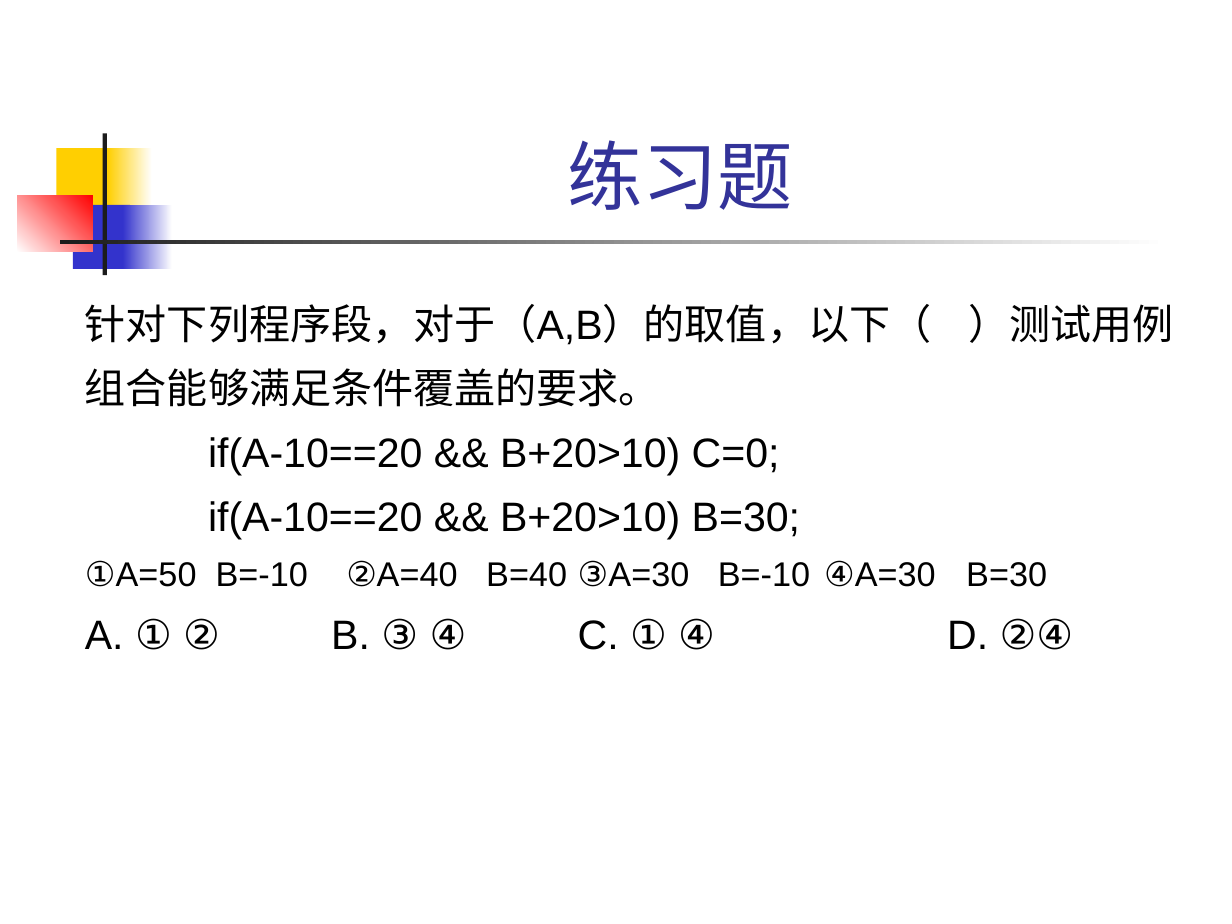
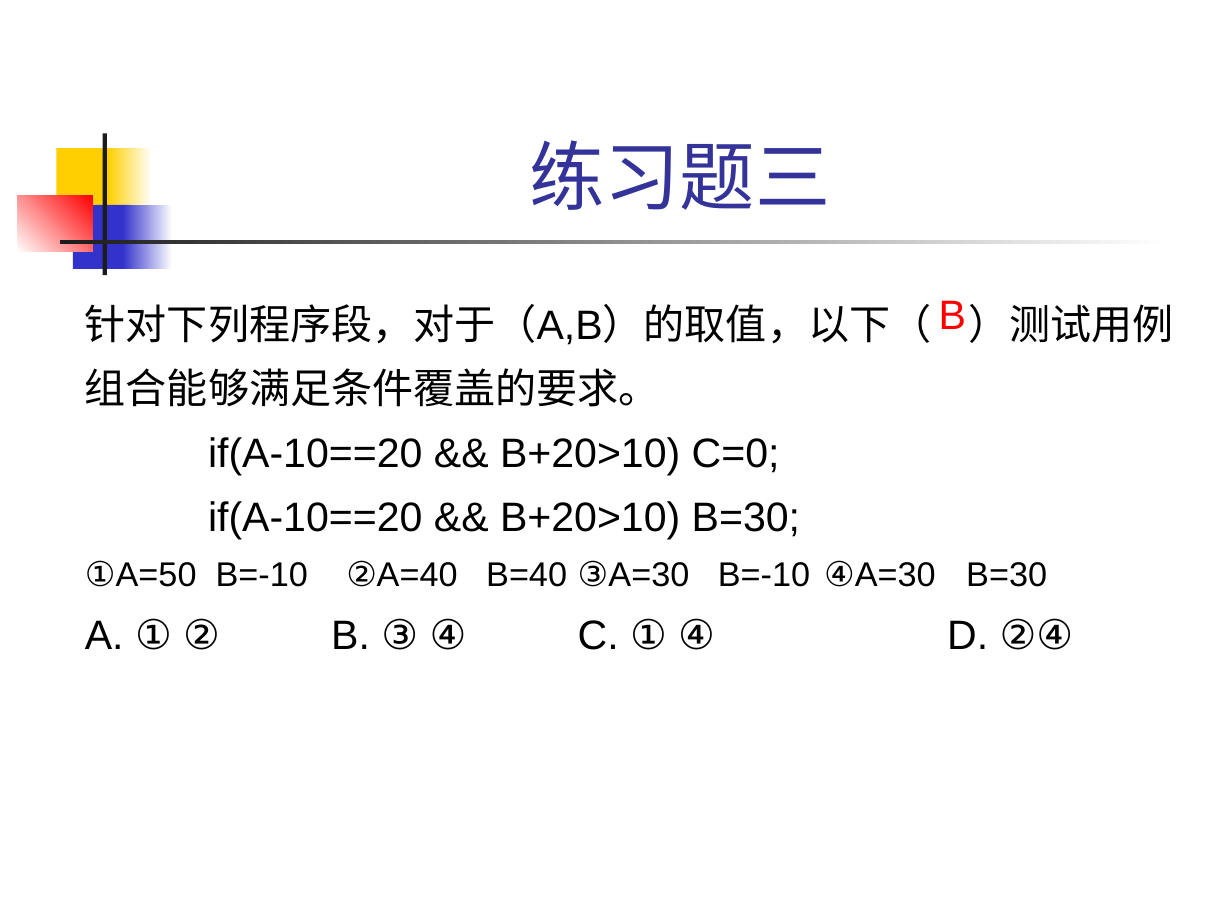
Before and after one commit to 1-518/Three-Kindoms, a slide deck: slide 18 of 白盒黑盒/白盒测试技术/白盒测试技术.pptx. Drawn at 1232x924 pixels with LibreOffice and Linux fonts; fonts in the diff are those of the drawing. Boxes give left, top, right and bottom in pixels: in the first picture for what was removed or moved away, otherwise in the second. Text is boxed around its words. In the diff, an @@ line names an element or a change of style, - is before the commit and + after.

```diff
--- a/白盒黑盒/白盒测试技术/白盒测试技术.pptx
+++ b/白盒黑盒/白盒测试技术/白盒测试技术.pptx
@@ title at (x1=529, y1=140, x2=830, y2=210): text changed @@
-练习题
+练习题三
@@ text added at (x1=939, y1=300, x2=966, y2=329), 24 pt, text #FF0000 @@
+B
```
Also in this commit, not shown: 6 other slides changed, 1 slide added.
